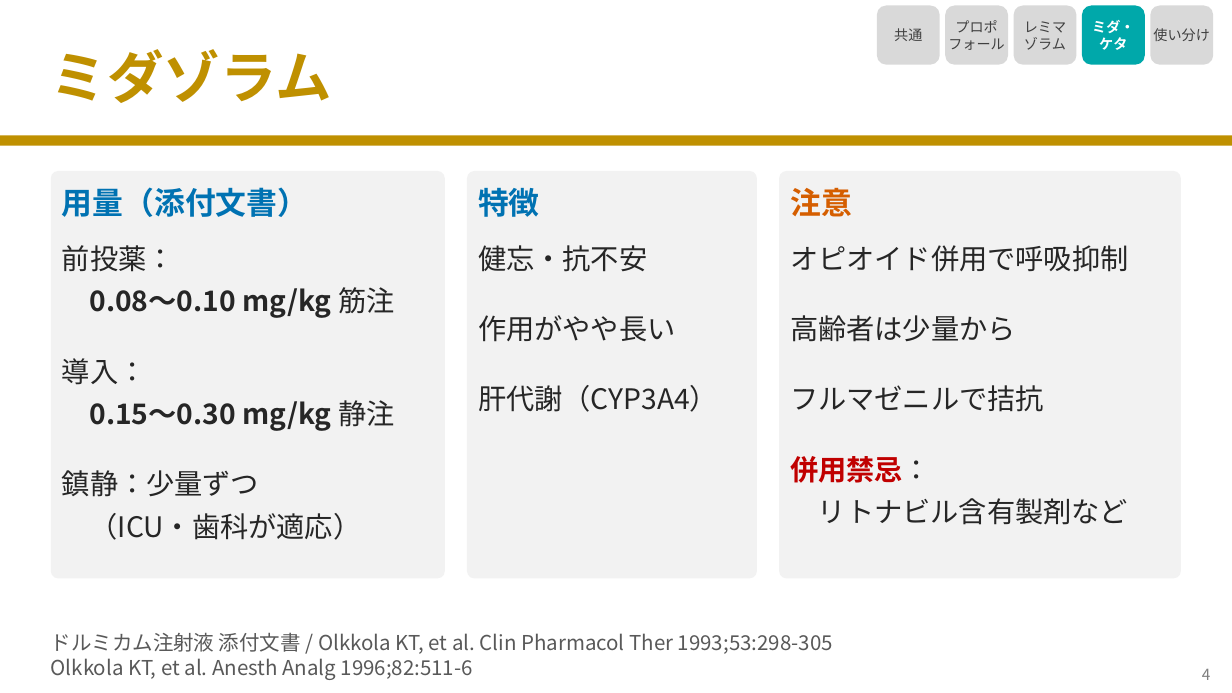
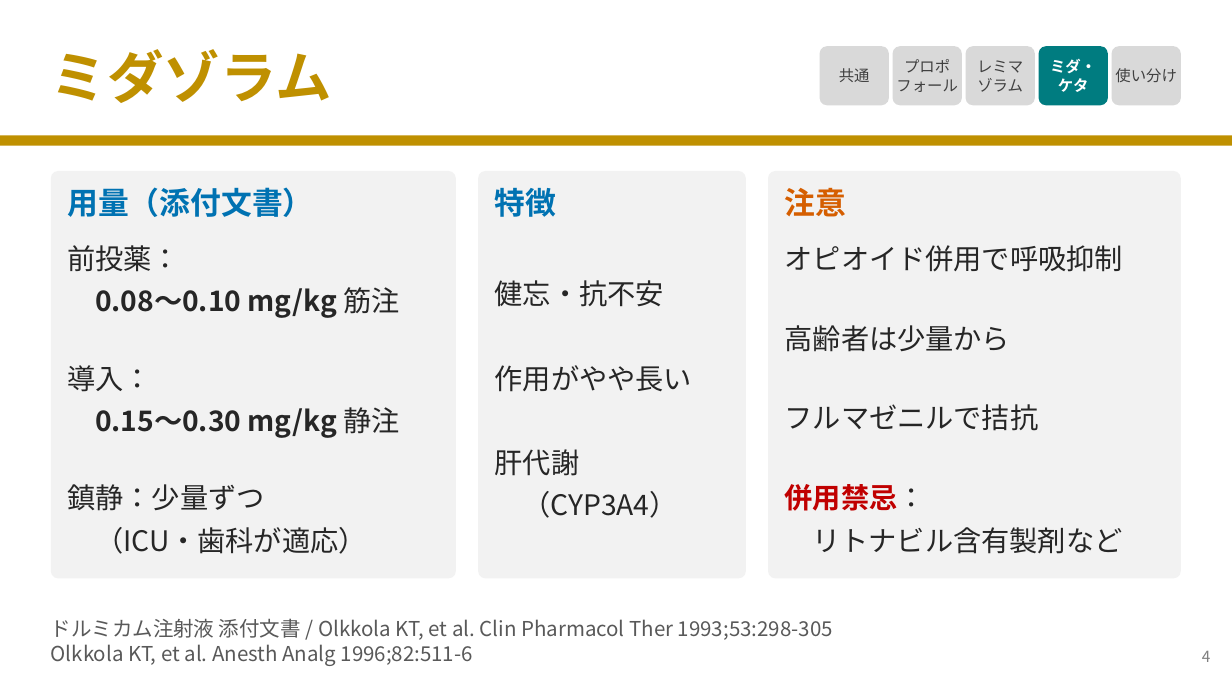
Before and after one commit to nobumitsu-3141/Anes-lecture, a slide deck: slide 5 of slides/3-2_iv_anesthetics/3-2_iv_anesthetics.pptx. Drawn at 1232x693 pixels with LibreOffice and Linux fonts; fonts in the diff are those of the drawing. Boxes give left, top, right and bottom in pixels: in the first picture for what was removed or moved away, otherwise in the second. Text is boxed around its words. In the diff, an @@ line names an element or a change of style, - is before the commit and + after.

```diff
--- a/slides/3-2_iv_anesthetics/3-2_iv_anesthetics.pptx
+++ b/slides/3-2_iv_anesthetics/3-2_iv_anesthetics.pptx
@@ size 11 to 12 pt; proportions changed in 4 elements at [1112,46,1181,105], [966,46,1035,105], [893,46,962,105], [820,46,889,105] @@
@@ rounded rectangle "共通": place and size @@
-rounded rectangle "共通" at [877,6,940,65]
+rounded rectangle "共通" at [820,46,889,105]
@@ rounded rectangle "プロポ": place and size @@
-rounded rectangle "プロポ" at [945,6,1008,65]
+rounded rectangle "プロポ" at [893,46,962,105]
@@ rounded rectangle "レミマ": place and size @@
-rounded rectangle "レミマ" at [1014,6,1077,65]
+rounded rectangle "レミマ" at [966,46,1035,105]
@@ rounded rectangle "ミダ・": place and size @@
-rounded rectangle "ミダ・" at [1082,6,1145,65]
+rounded rectangle "ミダ・" at [1039,46,1108,105]
@@ rounded rectangle "ミダ・" at [1039,46,1108,105]: size 11 to 12 pt; fill #00A8AA to #007C80; proportions changed @@
@@ rounded rectangle "使い分け": place and size @@
-rounded rectangle "使い分け" at [1151,6,1214,65]
+rounded rectangle "使い分け" at [1112,46,1181,105]
@@ rounded rectangle at [51,171,456,579]: proportions changed @@
@@ rounded rectangle: place and size @@
-rounded rectangle at [51,171,445,579]
+rounded rectangle at [51,171,456,579]
@@ rounded rectangle: place and size @@
-rounded rectangle at [467,171,757,579]
+rounded rectangle at [478,171,746,579]
@@ rounded rectangle at [478,171,746,579]: proportions changed @@
@@ rounded rectangle: place and size @@
-rounded rectangle at [779,171,1181,579]
+rounded rectangle at [768,171,1181,579]
@@ text "特徴": place and size @@
-text "特徴" at [478,187,540,217]
+text "特徴" at [495,187,557,217]
@@ text "注意": place and size @@
-text "注意" at [790,187,852,217]
+text "注意" at [785,187,847,217]
@@ text "オピオイド併用で呼吸抑制": place and size @@
-text "オピオイド併用で呼吸抑制" at [790,245,1128,272]
+text "オピオイド併用で呼吸抑制" at [785,245,1123,272]
@@ 3 texts: place and size @@
-3 texts at [62,187,394,318]
+3 texts at [67,187,400,318]
@@ text "健忘・抗不安": place and size @@
-text "健忘・抗不安" at [478,245,647,272]
+text "健忘・抗不安" at [495,280,664,307]
@@ text "高齢者は少量から": place and size @@
-text "高齢者は少量から" at [790,315,1015,342]
+text "高齢者は少量から" at [785,325,1010,352]
@@ text "導入：": place and size @@
-text "導入：" at [62,358,147,385]
+text "導入：" at [67,365,152,392]
@@ text "作用がやや長い": place and size @@
-text "作用がやや長い" at [478,315,675,342]
+text "作用がやや長い" at [495,365,692,392]
@@ text "0.15〜0.30 mg/kg 静注": place and size @@
-text "0.15〜0.30 mg/kg 静注" at [90,400,394,431]
+text "0.15〜0.30 mg/kg 静注" at [95,407,400,438]
@@ text "フルマゼニルで拮抗": place and size @@
-text "フルマゼニルで拮抗" at [790,385,1044,412]
+text "フルマゼニルで拮抗" at [785,404,1039,431]
@@ text at [495,449,580,476]: text changed @@
-肝代謝（CYP3A4）
+肝代謝
@@ text "鎮静：少量ずつ": place and size @@
-text "鎮静：少量ずつ" at [62,470,259,497]
+text "鎮静：少量ずつ" at [67,484,264,511]
@@ text added at [522,491,677,518], 22 pt, text #262626 @@
+（CYP3A4）
@@ text "併用禁忌：": place and size @@
-text "併用禁忌：" at [790,456,931,483]
+text "併用禁忌：" at [785,484,926,511]
@@ text "（ICU・歯科が適応）": place and size @@
-text "（ICU・歯科が適応）" at [90,513,362,540]
+text "（ICU・歯科が適応）" at [95,527,367,554]
@@ text "リトナビル含有製剤など": place and size @@
-text "リトナビル含有製剤など" at [818,498,1128,525]
+text "リトナビル含有製剤など" at [812,527,1122,554]
@@ text "ドルミカム注射液 添付文書 / Olkkola KT, ...": place and size @@
-text "ドルミカム注射液 添付文書 / Olkkola KT, ..." at [51,632,833,680]
+text "ドルミカム注射液 添付文書 / Olkkola KT, ..." at [51,618,833,666]
@@ text "4": place and size @@
-text "4" at [1202,669,1211,680]
+text "4" at [1202,651,1211,662]
```
Also in this commit, not shown: 7 other slides changed, 7 other files.
